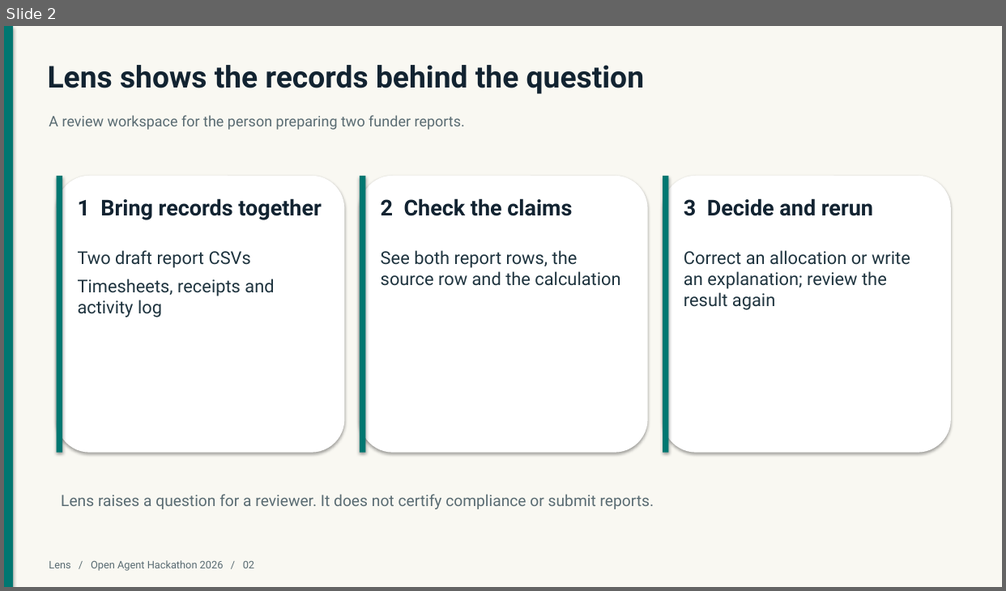
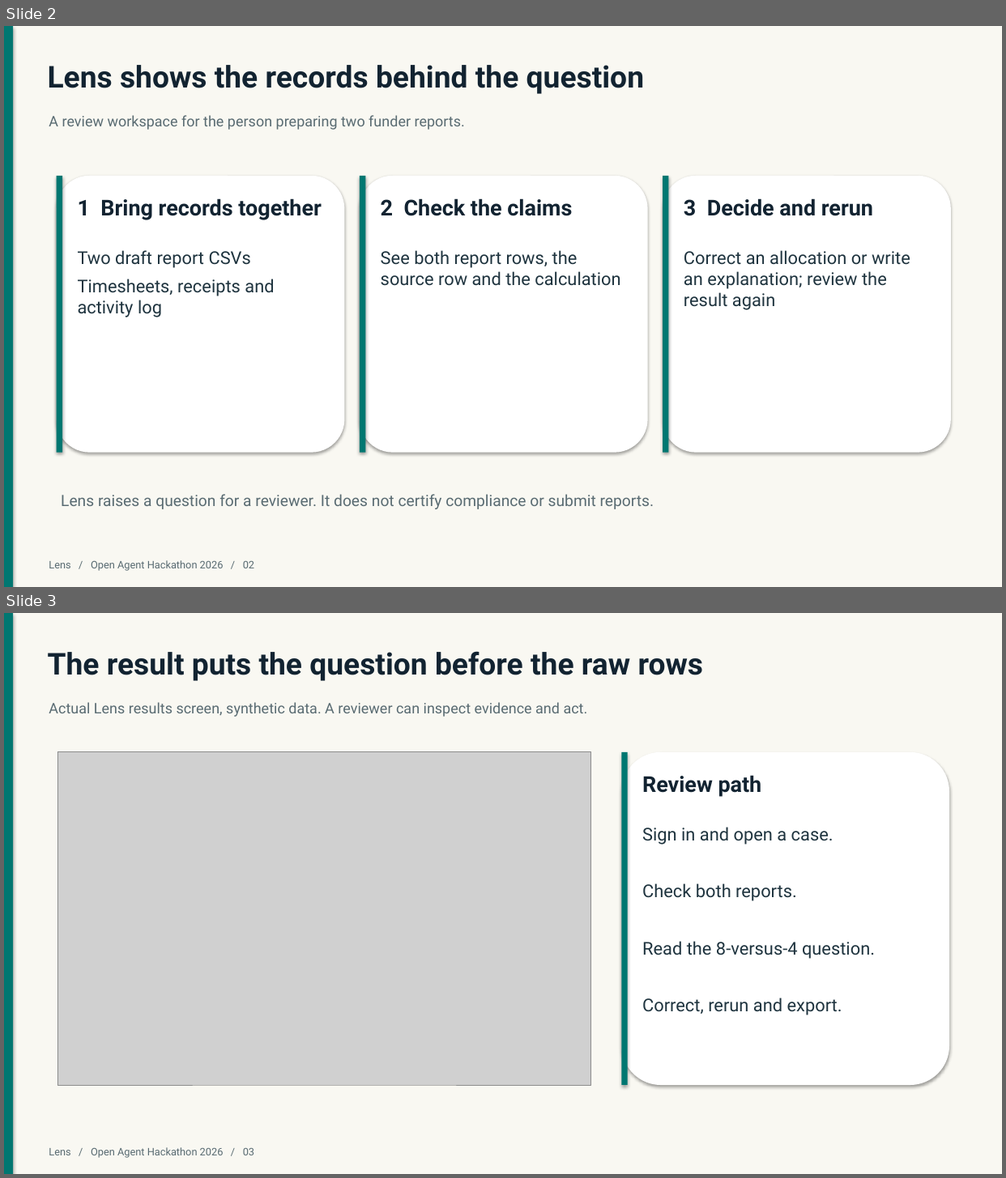
Before and after one commit to Techkeyy/lens-grant-review, a slide deck: docs/Lens_Open_Agent_Hackathon_2026.pptx. Shown one above the other, each under a label of ours: slide 2 before the commit, slides 2 and 3 after it. The pictures are 1006x591 and 1006x1178 pixels, drawn with LibreOffice and Linux fonts; fonts in the diff are those of the drawing; grey boxes stand for pictures. Boxes give left, top, right and bottom in pixels: in the first picture for what was removed or moved away, otherwise in the second. Text is boxed around its words. In the diff, an @@ line names an element or a change of style, - is before the commit and + after.

```diff
--- a/docs/Lens_Open_Agent_Hackathon_2026.pptx
+++ b/docs/Lens_Open_Agent_Hackathon_2026.pptx
@@ slide 3 added at (4,613,1002,1174), background #F9F8F2 @@
@@ rectangle added at (4,613,13,1174), fill #007771 @@
@@ text added at (48,651,703,681), 29 pt, text #122331, bold @@
+The result puts the question before the raw rows
@@ text added at (49,702,588,717), 14 pt, text #596B72 @@
+Actual Lens results screen, synthetic data. A reviewer can inspect evidence and act.
@@ picture added at (58,752,591,1085) @@
@@ rounded rectangle added at (621,752,949,1085), fill #FFFFFF @@
@@ rectangle added at (621,752,628,1085), fill #007771 @@
@@ text added at (642,775,762,797), 21 pt, text #122331, bold @@
+Review path
@@ text added at (642,827,875,1016), 17 pt, text #1F343F @@
+Sign in and open a case.
+Check both reports.
+Read the 8-versus-4 question.
+Correct, rerun and export.
@@ text added at (49,1148,254,1158), 10 pt, text #596B72 @@
+Lens / Open Agent Hackathon 2026 / 03
```
Also in this commit, not shown: 2 slides changed, 1 other slide added, 2 slides removed, 17 other files.
